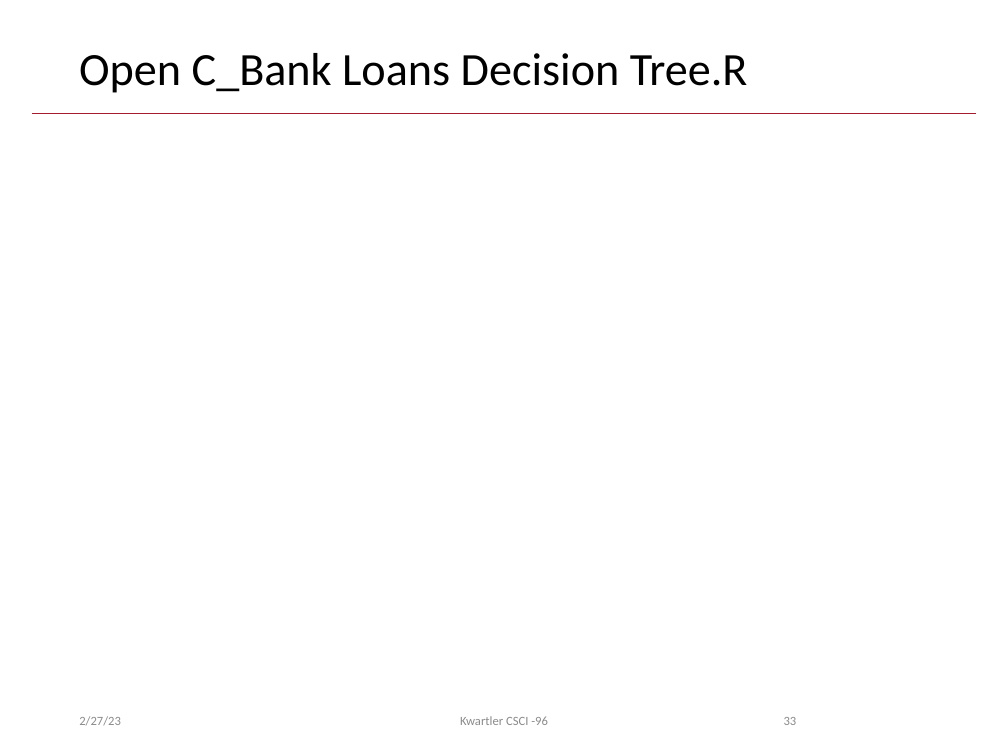
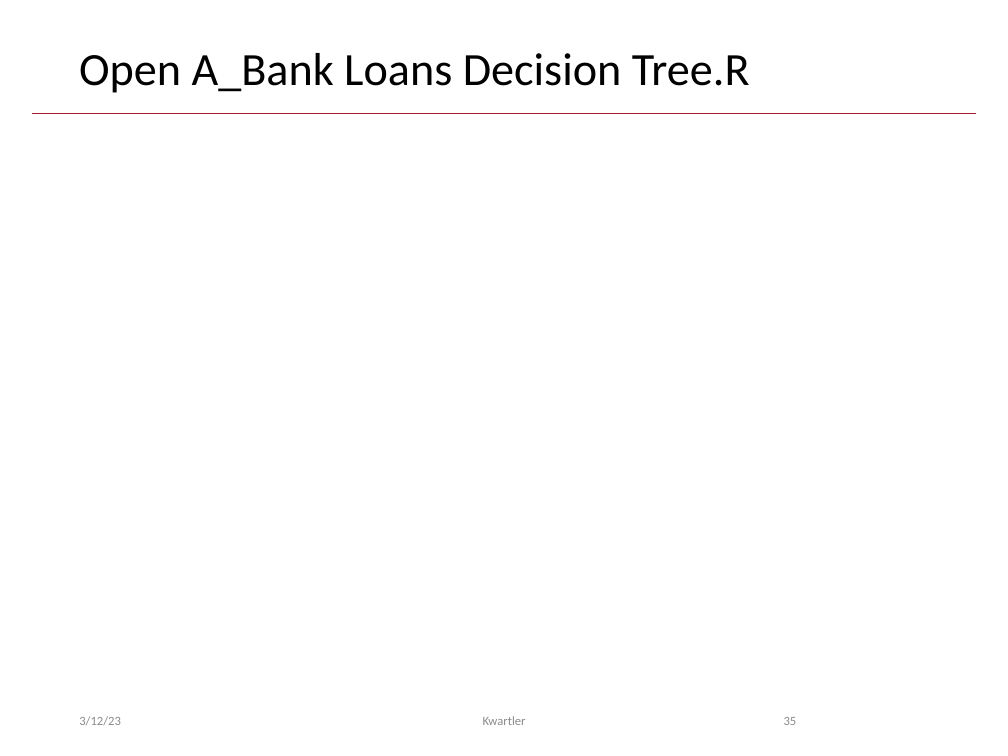
Before and after one commit to kwartler/Hult_Visualizing-Analyzing-Data-with-R, a slide deck: slide 35 of DD1/F_Mar13/A_Decision Trees.pptx (slide 33 before the commit). Drawn at 1008x756 pixels with LibreOffice and Linux fonts; fonts in the diff are those of the drawing. Boxes give left, top, right and bottom in pixels: in the first picture for what was removed or moved away, otherwise in the second. Text is boxed around its words. In the diff, an @@ line names an element or a change of style, - is before the commit and + after.

```diff
--- a/DD1/F_Mar13/A_Decision Trees.pptx
+++ b/DD1/F_Mar13/A_Decision Trees.pptx
@@ title at [79,53,750,93]: text changed @@
-Open C_Bank Loans Decision Tree.R
+Open A_Bank Loans Decision Tree.R
@@ text at [79,716,121,726]: text changed @@
-2/27/23
+3/12/23
@@ text at [483,716,526,725]: text changed @@
-Kwartler CSCI -96
+Kwartler
```
Also in this commit, not shown: 33 other slides changed, 2 slides added.
